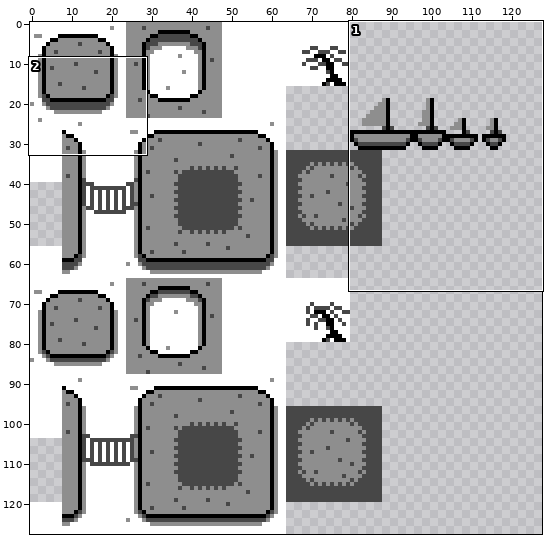
Two states of a sprite sheet, Assets/island-tiles.png. Above, an overview of the earlier version with the close-up marked.
Close-up. As it was:
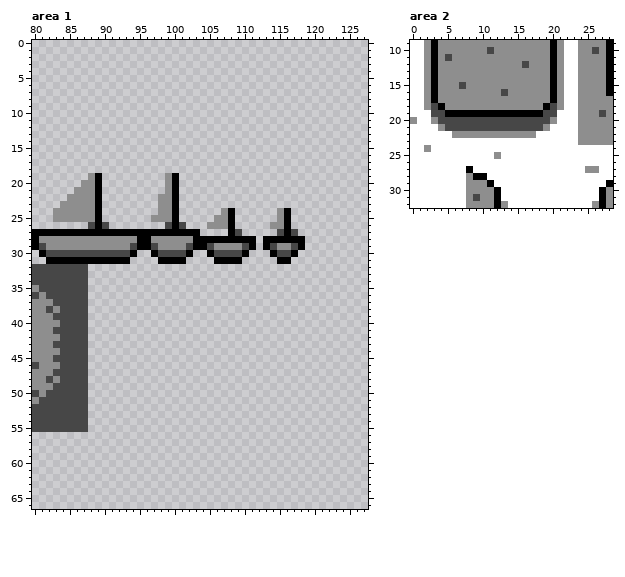
The file is 128x128 pixels. Colours within 5 levels of each other are drawn and written as one. Shown: area 1: x 80..127, y 0..66; area 2: x 0..28, y 9..32.
After:
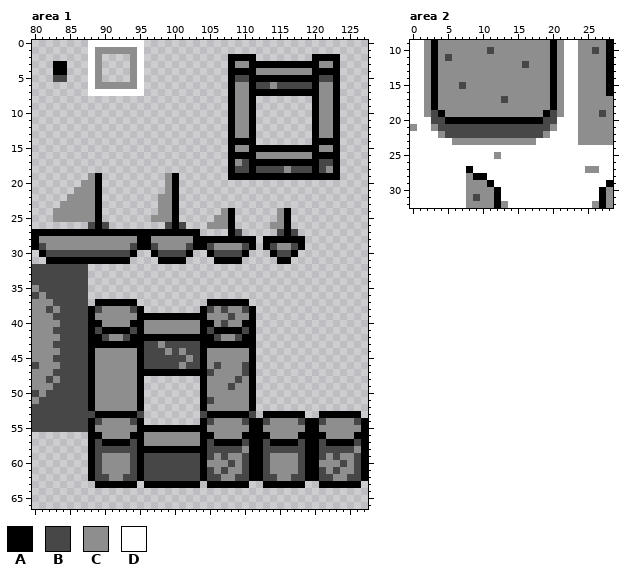
Palette (. is transparent): A #000000  B #474747  C #8e8e8e  D #ffffff
Edits made:
Changed rows in their new state; - is an unchanged pixel.
Area 1:
first column x 83:
 0 -----DDDDDDDD----------------------------
 1 -----DCCCCCCD----------------------------
 2 -----DC----CD------------AAAA--------AAAA
 3 AA---DC----CD------------ACCAAAAAAAAAACCA
 4 AA---DC----CD------------AAAACCCCCCCCAAAA
 5 BB---DC----CD------------ABBAAAAAAAAAABBA
 6 -----DCCCCCCD------------ACCABBCBBBBBACCA
 7 -----DDDDDDDD------------ACCAAAAAAAAAACCA
 8 -------------------------ACCA--------ACCA
 9 -------------------------ACCA--------ACCA
10 -------------------------ACCA--------ACCA
11 -------------------------ACCA--------ACCA
12 -------------------------ACCA--------ACCA
13 -------------------------ACCA--------ACCA
14 -------------------------AAAA--------AAAA
15 -------------------------ACCAAAAAAAAAACCA
16 -------------------------AAAACCCCCCCCAAAA
17 -------------------------ACBAAAAAAAAAABBA
18 -------------------------ABBABBBBCBBBABCA
19 -------------------------AAAAAAAAAAAAAAAA
first column x 88:
37 -AAAAAA----------AAAAAA-----------------
38 ABCCCCBA--------ABCBCCBA----------------
39 ACCCCCCAAAAAAAAAACCCBCCA----------------
40 AACCCCAACCCCCCCCAACBCCAA----------------
41 ABAAAABACCCCCCCCABAAAABA----------------
42 AABCCBAAAAAAAAAAAABCCBAA----------------
43 AAAAAAAABBCBBBBBAAAAAAAA----------------
44 ACCCCCCABBBCBCBBACCCCCCA----------------
45 ACCCCCCABBBBBBCBACCCCCCA----------------
46 ACCCCCCABBBBBCBBACBCCCBA----------------
47 ACCCCCCAAAAAAAAAABCCCCBA----------------
48 ACCCCCCA--------ACCCCBCA----------------
49 ACCCCCCA--------ACCCBCCA----------------
50 ACCCCCCA--------ACCCCCCA----------------
51 ACCCCCCA--------ABCCCCCA----------------
52 ACCCCCCA--------ACCCCCCA----------------
53 BAAAAAAB--------BAAAAAAB-AAAAAA--AAAAAA-
54 ABCCCCBA--------ABCCCCBAABCCCCBAABCCCCBA
55 ACCCCCCAAAAAAAAAACCCCCCAACCCCCCAACCCCCCA
56 AACCCCAACCCCCCCCAACCCCAAAACCCCAAAACCCCAA
57 ABAAAABACCCCCCCCABAAAABAABAAAABAABAAAABA
58 ABBBBBBAAAAAAAAAABBBBBCAABBBBBBAABBBBBCA
59 ABCCCCBABBBBBBBBABCBCCBAABCCCCBAABCBCCBA
60 ABCCCCBABBBBBBBBACCCBCBAABCCCCBAACCCBCBA
61 ABCCCCBABBBBBBBBABCBCCBAABCCCCBAABCBCCBA
62 ABBCCBBABBBBBBBBABBCCBBAABBCCBBAABBCCBBA
63 -AAAAAA-AAAAAAAA-AAAAAA--AAAAAA--AAAAAA-
Area 2:
first column x 0:
16 -------------C--------
17 -------------B--------
18 ---AC--------------CA-
19 --C-ACCCCCCCCCCCCCCA-C
20 D--B-AAAAAAAAAAAAAA-B-
21 C--CB--------------BC-
22 ----CBBBBBBBBBBBBBBC--
23 ------CCCCCCCCCCCC----
24 --D-------------------
Pixel boxes of the changes (left, top, right, bottom) in both close-ups:
added: (53, 40, 144, 96)
added: (228, 54, 340, 180)
added: (88, 299, 368, 488)
changed: (410, 89, 564, 152)
